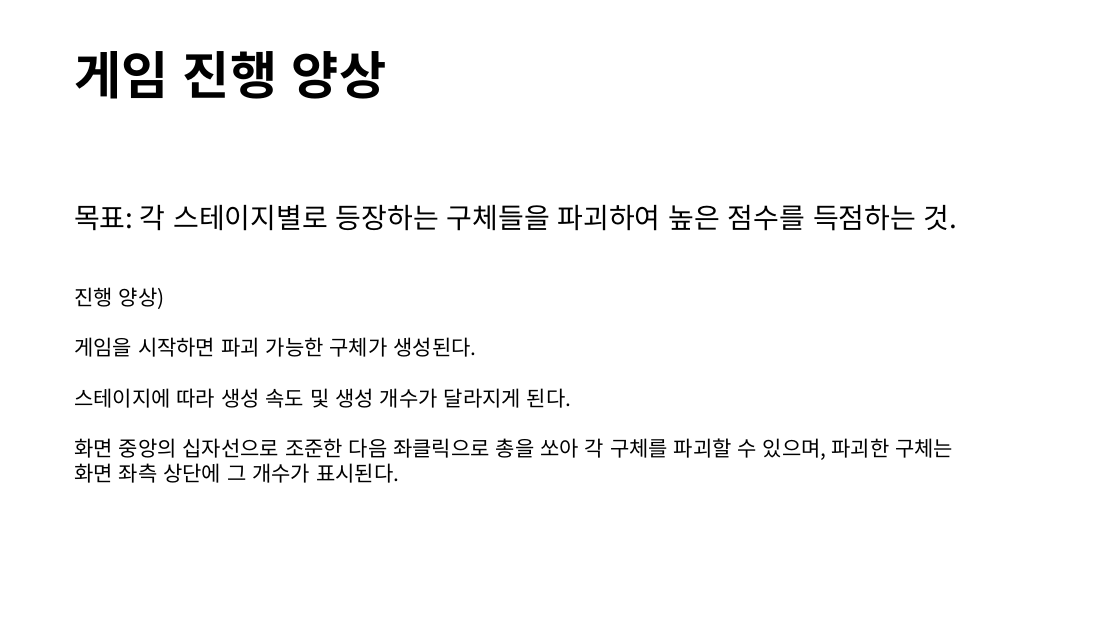
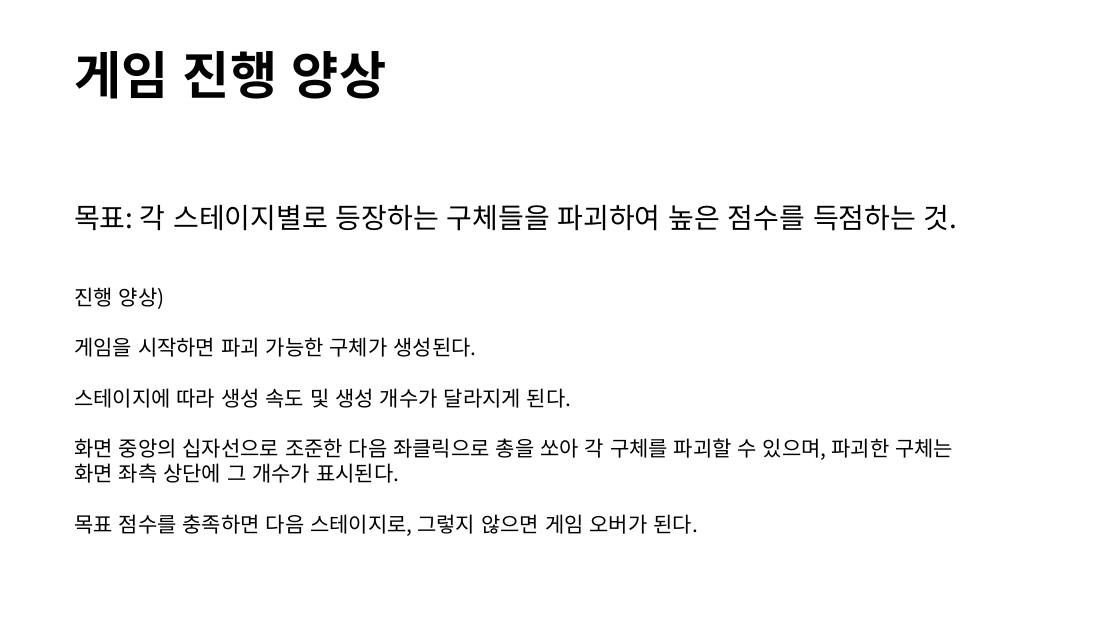
Before and after one commit to JihoonYoon03/CG_Project, a slide deck: slide 2 of documents/게임 11팀 - 프로젝트 발표 자료.pptx. Drawn at 1120x630 pixels with LibreOffice and Linux fonts; fonts in the diff are those of the drawing. Boxes give left, top, right and bottom in pixels: in the first picture for what was removed or moved away, otherwise in the second. Text is boxed around its words. In the diff, an @@ line names an element or a change of style, - is before the commit and + after.

```diff
--- a/documents/게임 11팀 - 프로젝트 발표 자료.pptx
+++ b/documents/게임 11팀 - 프로젝트 발표 자료.pptx
@@ text at (x1=74, y1=514, x2=698, y2=536): paragraph added @@
+목표 점수를 충족하면 다음 스테이지로, 그렇지 않으면 게임 오버가 된다.
```
Also in this commit, not shown: 2 other slides changed, 1 other file.
